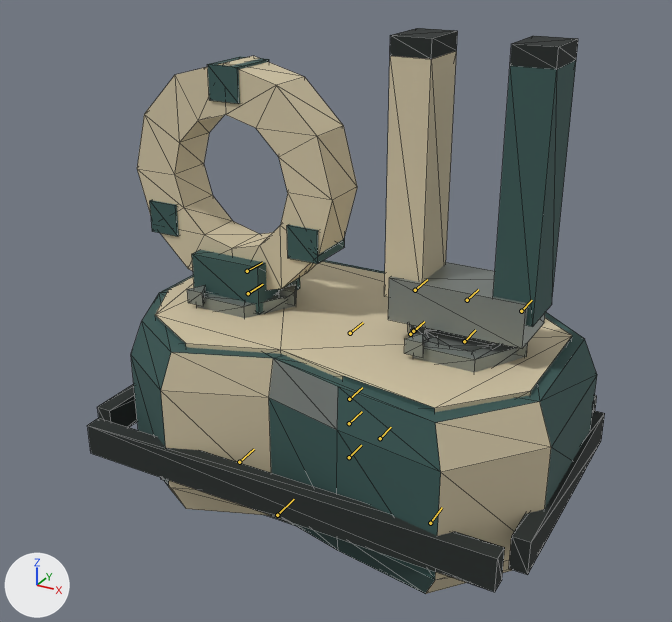
Two versions of the glTF model sketches/core-loop/assets/models/companion/assembled/primer_coil__escape_rail.glb, one commit apart.
Before and after are seen from a 50 mm lens placed at (0.947, -1.792, 1.126), pointed at (-0.041, 0.005, 0.228). Lighting does not change. The marker at lower left points along +X, +Y and +Z. The older version comes first. The bones that change, and the others that lie on the model, are drawn over the model as lines. Mesh edges are drawn as thin lines.

In view in the first picture: 'CompanionMesh'.
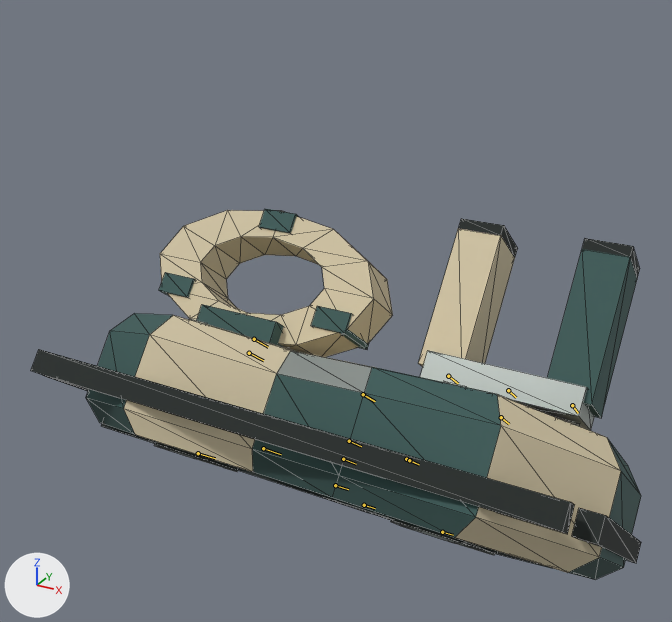
The newer file adds an action. The first version stands in its rest pose; the second is drawn at frame 3 of the action 'assist_drop'.

What the commit changed:
Bone 'BodyPose' (bone_bodypose) moves from (0.0, 0.0, 0.0) to (0.0, 0.0, -0.12).
Bone 'BodyPose' (bone_bodypose) turns from (0, 0, 0) to (-38, 0, 0) degrees about its own x, y and z.
Bone 'BodyPose' (bone_bodypose) is rescaled from (1.0, 1.0, 1.0) to (1.24, 1.24, 0.68).

Pixel boxes (x1, y1, x2, y2) of what changed, in the pictures (672 x 622 px):
'CompanionMesh', posed (18% wider, 35% shorter)
    before: (87, 28, 605, 594)
    after: (31, 209, 641, 579)
bone 'BodyPose', root to tip
    before: (349, 399) to (362, 387)
    after: (349, 441) to (361, 446)
